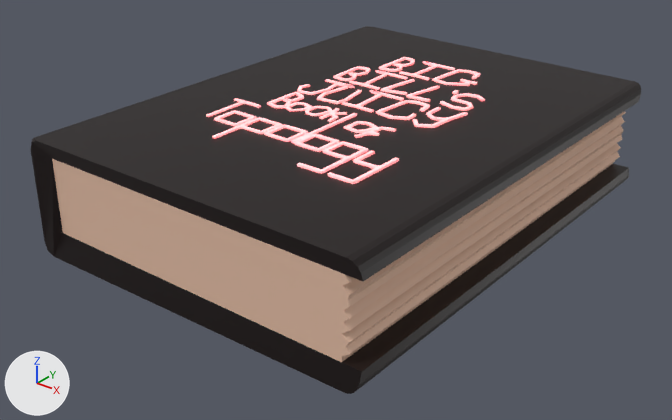
One commit to the glTF model static/models/journal/journal.gltf: the scene before it, then after it.
The view is the same before and after, from a camera (50 mm lens) standing at (4.02, -5.4, 3.31) and looking at (-0.1, -0.25, 0.12). Every picture has the same lights, and +X, +Y and +Z are marked at lower left. Where no turn or scale is listed for an object, it has been applied to the vertices.
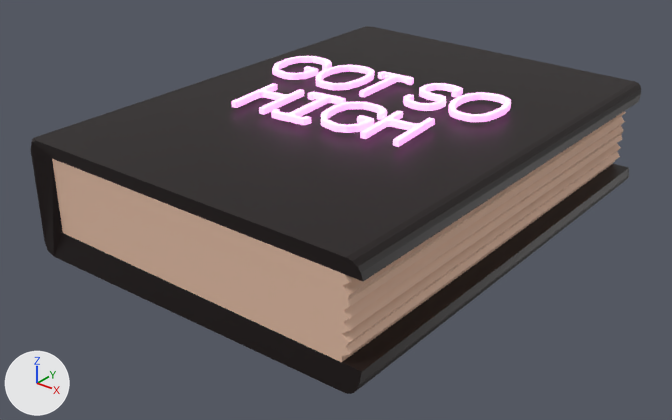
Edits to the bpy script that builds the scene:
```text
Add mat_text:
    mat_text = principled_material('Text')
    mat_text.base_color = (1.0, 1.0, 1.0)  # white #ffffff
    mat_text.metallic = 1.0
    mat_text.roughness = 1.0
    mat_text.emission_color = (1.0, 0.191, 0.848)  # pink #ff79ed
    mat_text.emission_strength = 1.0
Add me_vert:
    me_vert.from_pydata(...)  # 1232 vertices, 2436 faces; spans x -1.1..1.01, y -0.83..0.57, z -0.02..0.02
    me_vert.materials.append(mat_text)  # white #ffffff
Remove ob_plane_001:
    ob_plane_001 = bpy.data.objects.new('Plane.001', me_plane_004)
    ob_plane_001.parent = ob_plane
    ob_plane_001.location = (-0.364, 0.879, 0.899)
    ob_plane_001.rotation_euler = (0.0, 0.0, -3.136)  # degrees (0, 0, -180)
    ob_plane_001.scale = (-10.0, -10.0, -10.0)
Add ob_vert:
    ob_vert = bpy.data.objects.new('Vert', me_vert)
    ob_vert.location = (-0.097, 0.174, 0.953)
```

Pixel boxes (x1, y1, x2, y2) of what changed, in the pictures (672 x 420 px):
'Vert', added: after (231, 56, 511, 147)
'Plane.001', deleted: before (206, 57, 485, 184)
